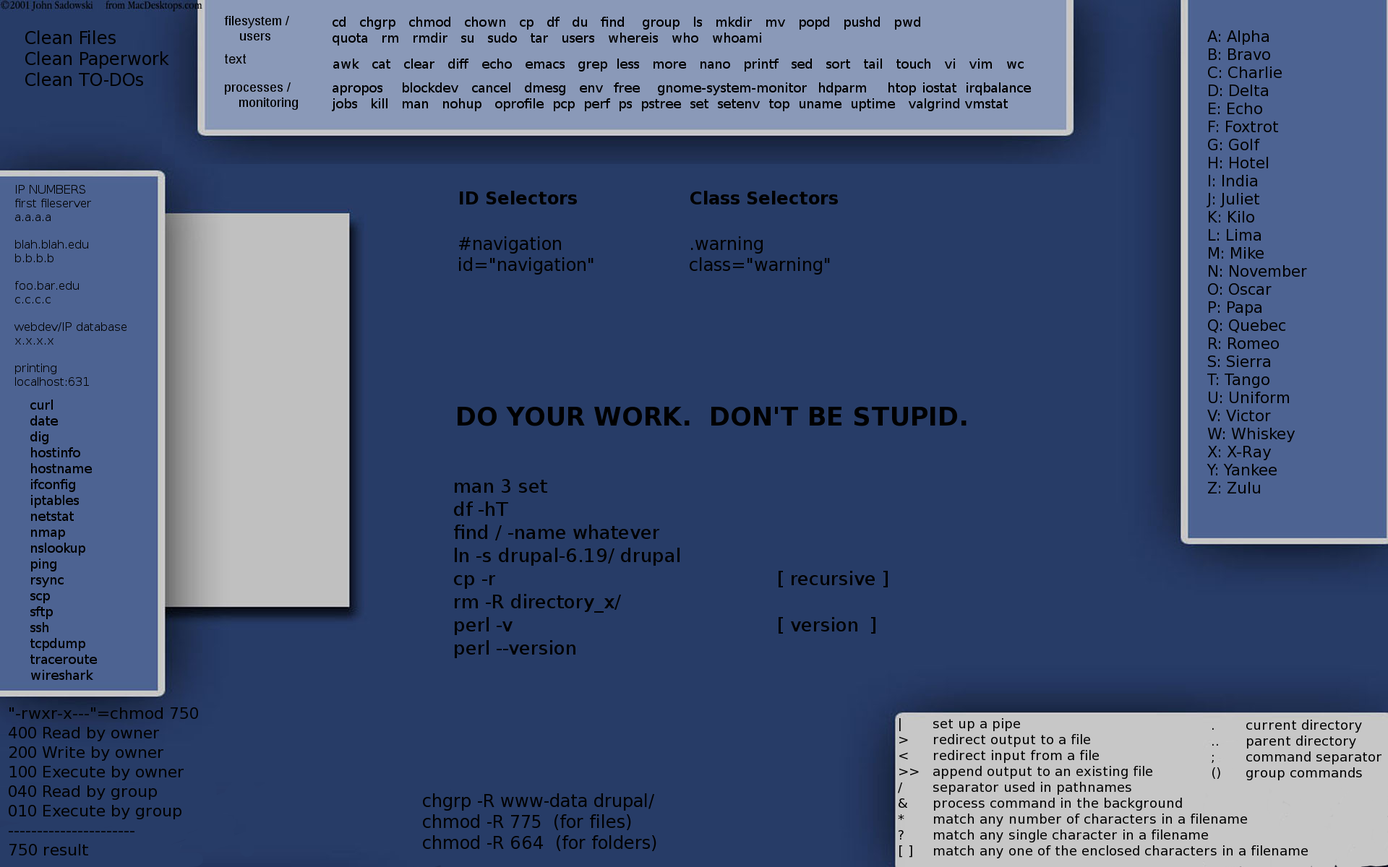
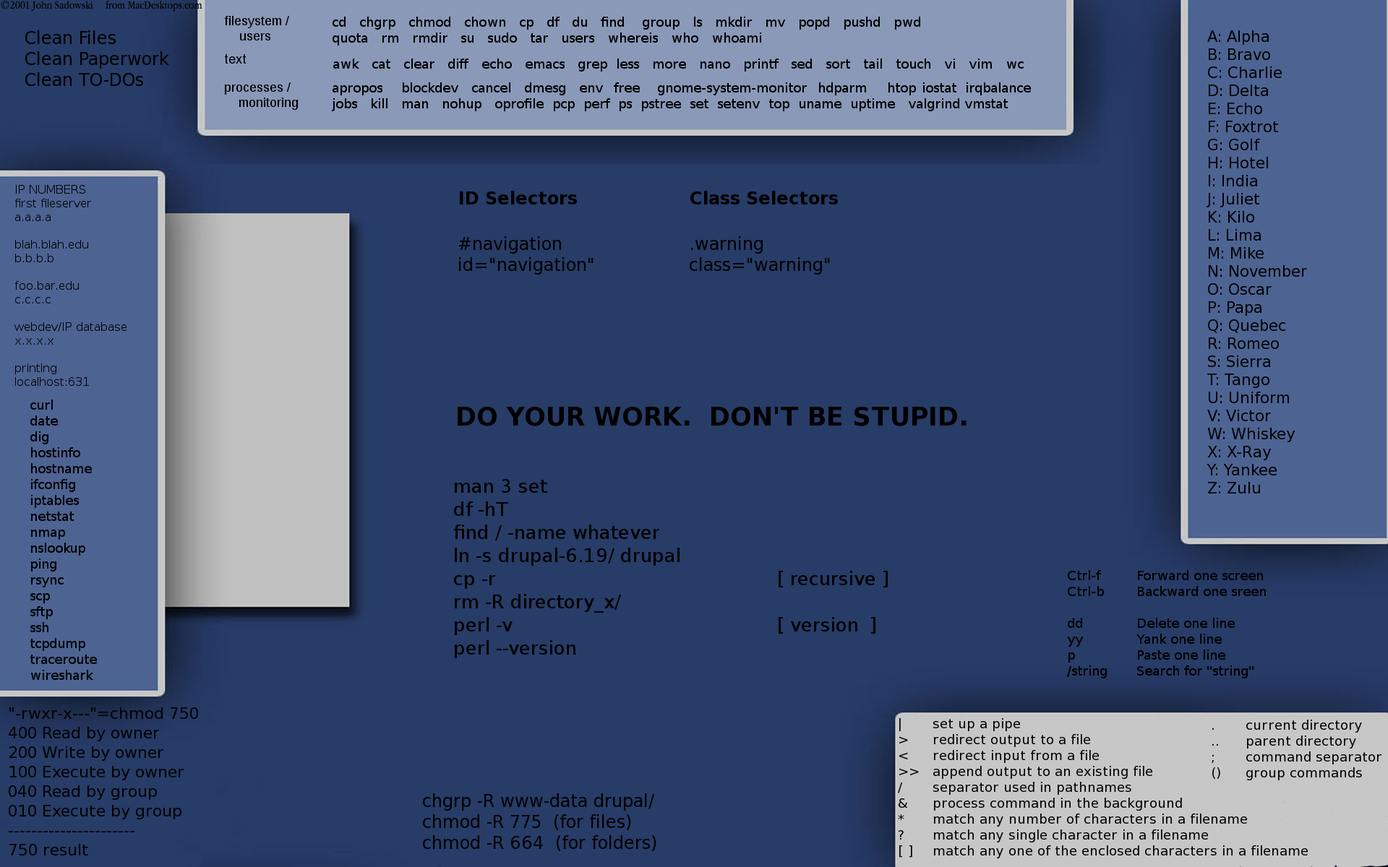
Layered file, before and after one edit (1388×867). Changes by layer:
added layer "VI examples" above "networking" over [1066, 570, 1266, 679]
